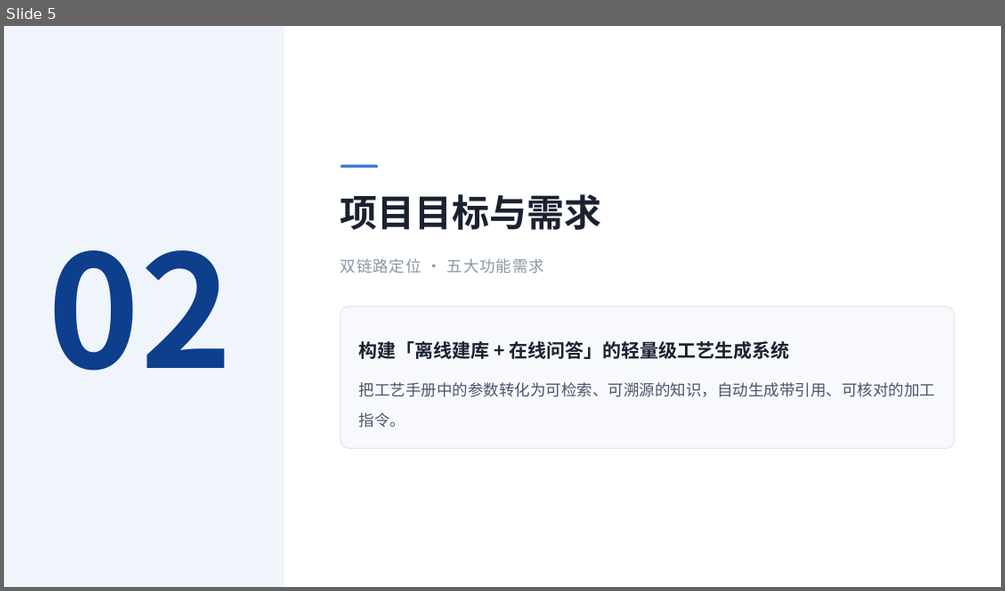
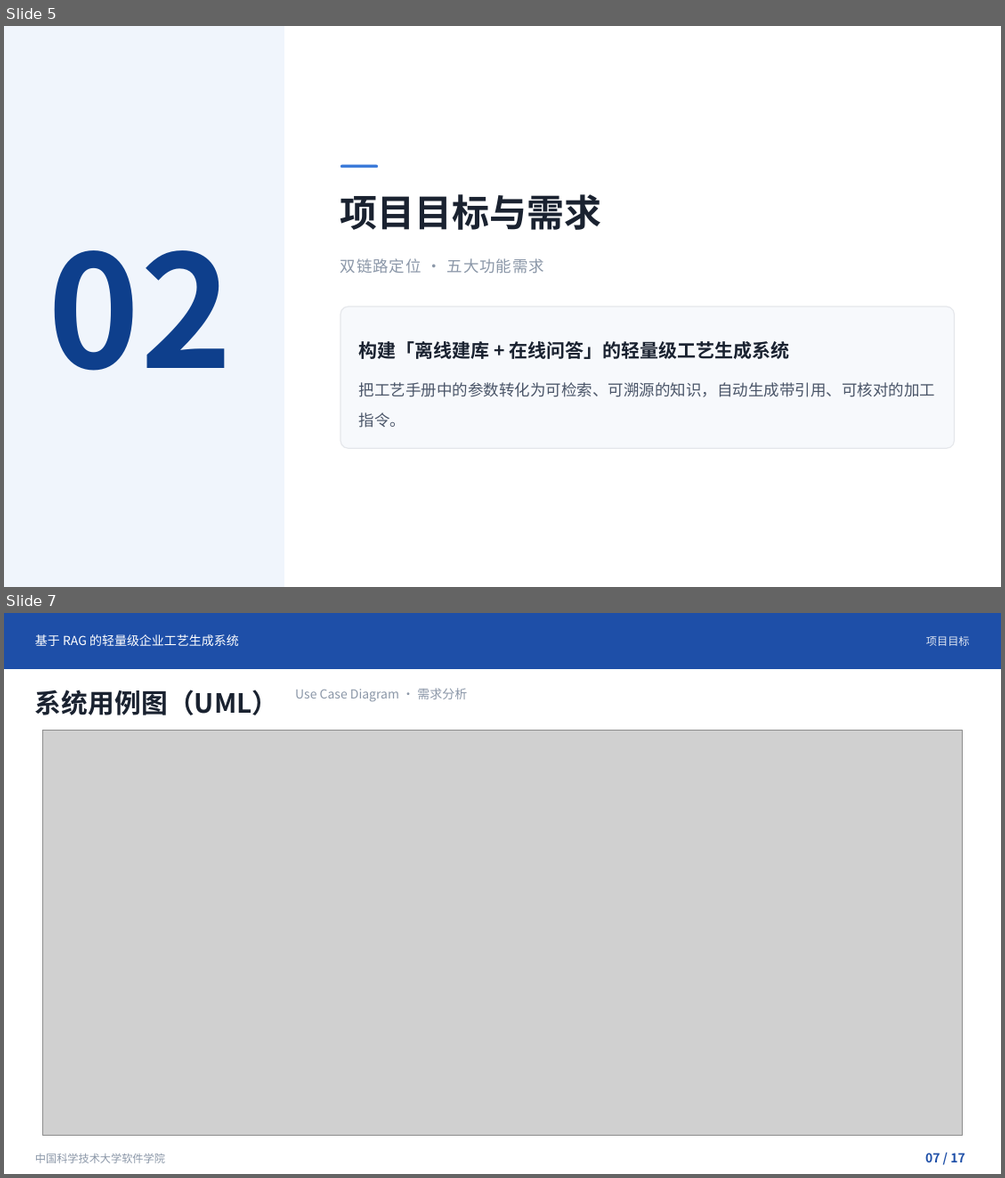
Before and after one commit to jiayun-xiong/craft-rag, a slide deck: 学校要求与提交材料/开题答辩.pptx. Shown one above the other, each under a label of ours: slide 5 before the commit, slides 5 and 7 after it; the slides between them are not shown. The pictures are 1005x591 and 1005x1178 pixels, drawn with LibreOffice and Linux fonts; fonts in the diff are those of the drawing; grey boxes stand for pictures. Boxes give left, top, right and bottom in pixels: in the first picture for what was removed or moved away, otherwise in the second. Text is boxed around its words. In the diff, an @@ line names an element or a change of style, - is before the commit and + after.

Commit message:
恢复开题答辩PPT为17页完整版（含用例图、组件图）

```diff
--- a/学校要求与提交材料/开题答辩.pptx
+++ b/学校要求与提交材料/开题答辩.pptx
@@ slide 7 added at (4, 613, 1001, 1174), background #FFFFFF @@
@@ rectangle added at (4, 613, 1001, 669), fill #1E4FA8 @@
@@ text added at (35, 634, 239, 646), 12 pt, text #FFFFFF @@
+基于 RAG 的轻量级企业工艺生成系统
@@ text added at (926, 636, 970, 646), 10.5 pt, text #FFFFFF at 85% opacity @@
+项目目标
@@ text added at (35, 690, 279, 715), 25.5 pt, text #1A2230, bold @@
+系统用例图（UML）
@@ text added at (295, 688, 467, 702), 12 pt, text #8B97A8 @@
+Use Case Diagram · 需求分析
@@ picture added at (43, 730, 962, 1135) @@
@@ text added at (35, 1153, 165, 1163), 10.5 pt, text #8B97A8 @@
+中国科学技术大学软件学院
@@ text added at (925, 1152, 965, 1162), 12 pt, text #1E4FA8, bold @@
+07 / 17
```
Also in this commit, not shown: 7 slides changed, 1 other slide added.
